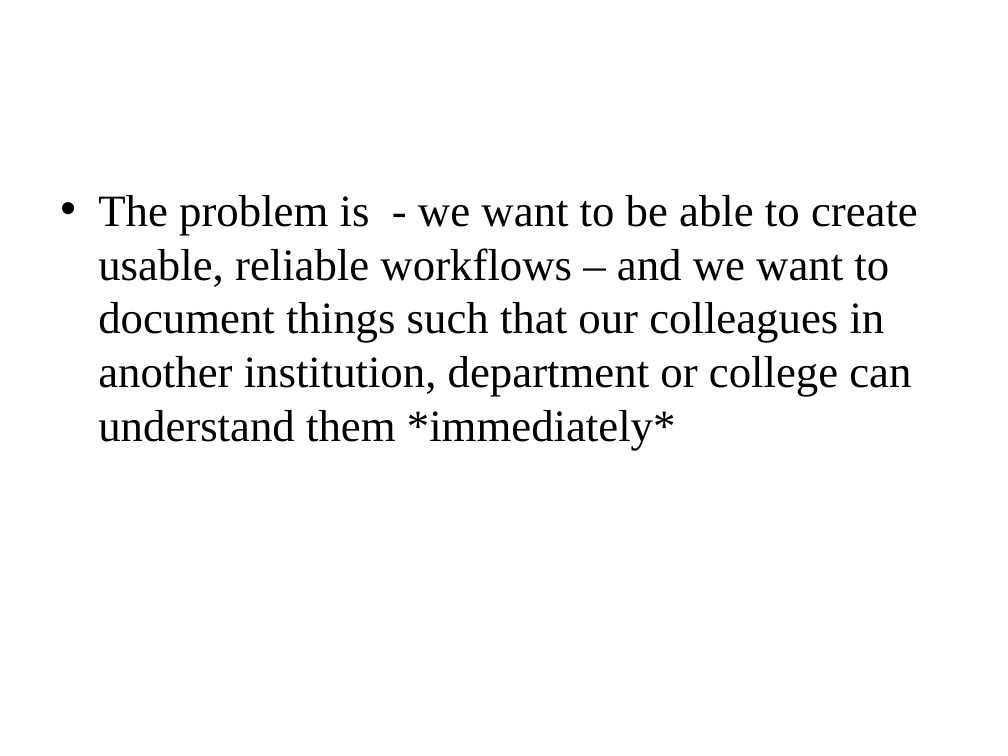
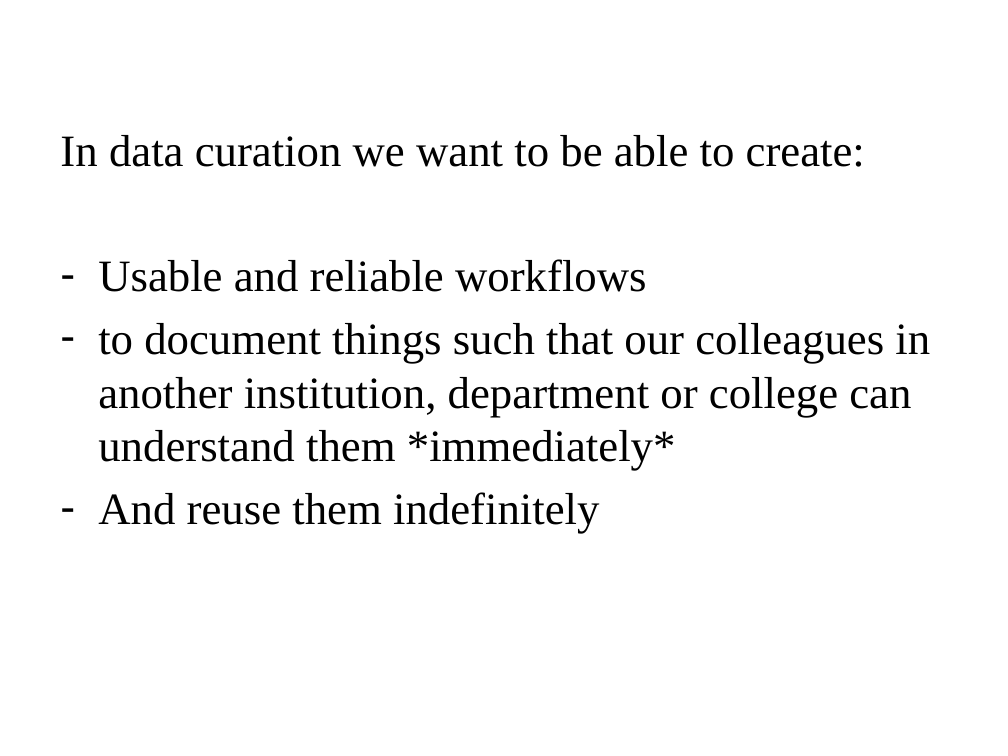
Before and after one commit to DataCurationWorkshop/HongKongCurationWorkshop, a slide deck: slide 8 of Day_3/Lab/Day_3_SystemsAnalysisForDataCuration.pptx (slide 4 before the commit). Drawn at 1008x756 pixels with LibreOffice and Linux fonts; fonts in the diff are those of the drawing; background and template pictures are left out. Boxes give left, top, right and bottom in pixels: in the first picture for what was removed or moved away, otherwise in the second. Text is boxed around its words. In the diff, an @@ line names an element or a change of style, - is before the commit and + after.

```diff
--- a/Day_3/Lab/Day_3_SystemsAnalysisForDataCuration.pptx
+++ b/Day_3/Lab/Day_3_SystemsAnalysisForDataCuration.pptx
@@ text at bbox=[60, 135, 930, 534]: text changed @@
-• The problem is - we want to be able to create usable, reliable workflows – and we want to document things such that our colleagues in another institution, department or college can understand them *immediately*
+In data curation we want to be able to create:
+– Usable and reliable workflows
+– to document things such that our colleagues in another institution, department or college can understand them *immediately*
+– And reuse them indefinitely
```
Also in this commit, not shown: 1 other slide changed, 23 slides added, 1 other file.
